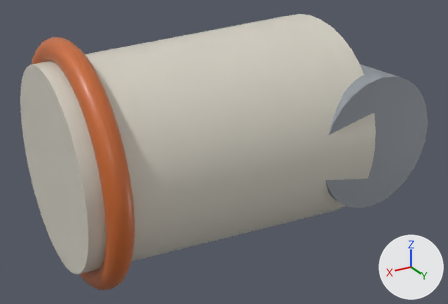
Renders of the glTF model src/raptor_description/meshes/digitigrade/tail_yaw_link.glb from each side of a commit.
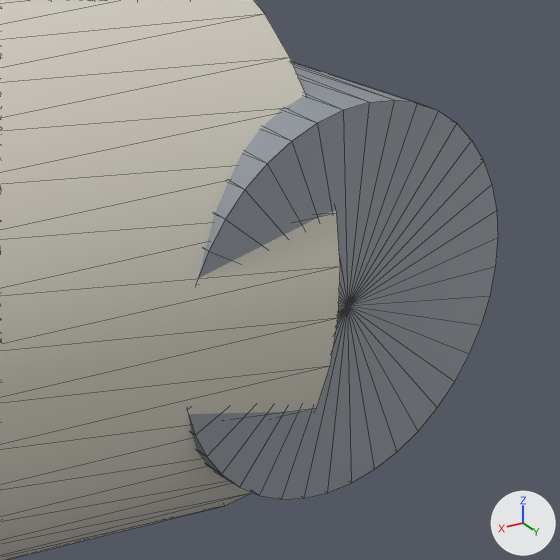
Each version appears first whole from a 50 mm lens placed at (0.0667, 0.2694, 0.1234), pointed at (-0.0929, 0.0033, -0.0096), and next in a close-up on the part from 59% to 100% of the width and 14% to 75% of the height. The axes (+X, +Y, +Z) are drawn at lower right. The lights are the same throughout. The older version's two pictures come first. The close-ups show mesh edges as thin lines. Vertices at exactly the same position are counted once.

Names of what the first close-up shows: 'tail_yaw_link'.
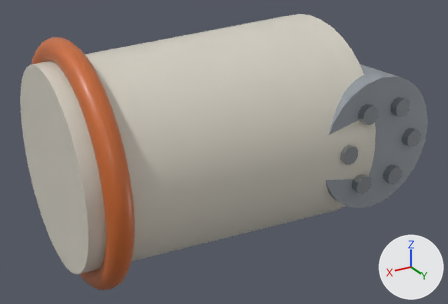
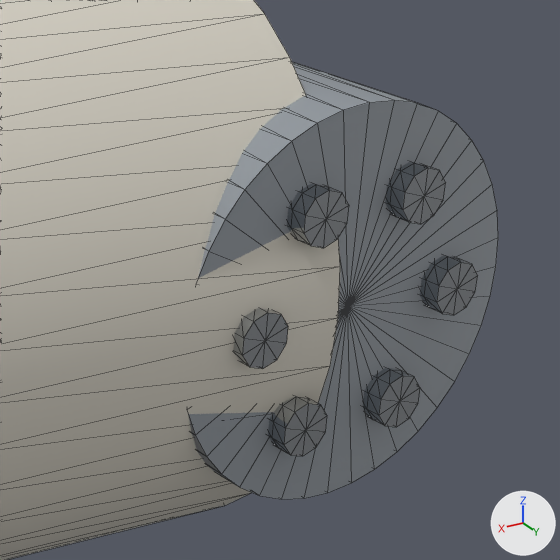
Changed parts and their boxes (x1, y1, x2, y2) in the close-ups (560 x 560 px):
part 1 of me_tail_yaw_link, added
    after: (233, 308, 288, 369)
part 2 of me_tail_yaw_link, added
    after: (287, 183, 349, 248)
part 3 of me_tail_yaw_link, added
    after: (385, 162, 445, 224)
part 4 of me_tail_yaw_link, added
    after: (420, 255, 478, 315)
part 5 of me_tail_yaw_link, added
    after: (363, 368, 420, 427)
part 6 of me_tail_yaw_link, added
    after: (268, 397, 327, 456)

Diff of the bpy script that builds the scene:
```diff
--- a/src/raptor_description/meshes/digitigrade/tail_yaw_link.glb.py
+++ b/src/raptor_description/meshes/digitigrade/tail_yaw_link.glb.py
@@ mat_polished_pin_tail_yaw_link__pitch_bolt_2__polished_metal @@
+mat_polished_pin_tail_yaw_link__pitch_bolt_2__polished_metal = bpy.data.materials.new('polished pin tail_yaw_link__pitch_bolt_2 [polished-metal]')
+# colours: light grey #b8bdc2
+# uses the picture img_image_4
@@ mat_polished_pin_tail_yaw_link__pitch_bolt_4__polished_metal @@
+mat_polished_pin_tail_yaw_link__pitch_bolt_4__polished_metal = bpy.data.materials.new('polished pin tail_yaw_link__pitch_bolt_4 [polished-metal]')
+# colours: light grey #b8bdc2
+# uses the picture img_image_4
@@ mat_polished_pin_tail_yaw_link__pitch_bolt_0__polished_metal @@
+mat_polished_pin_tail_yaw_link__pitch_bolt_0__polished_metal = bpy.data.materials.new('polished pin tail_yaw_link__pitch_bolt_0 [polished-metal]')
+# colours: light grey #b8bdc2
+# uses the picture img_image_4
@@ mat_polished_pin_tail_yaw_link__pitch_bolt_5__polished_metal @@
+mat_polished_pin_tail_yaw_link__pitch_bolt_5__polished_metal = bpy.data.materials.new('polished pin tail_yaw_link__pitch_bolt_5 [polished-metal]')
+# colours: light grey #b8bdc2
+# uses the picture img_image_4
@@ mat_polished_pin_tail_yaw_link__pitch_bolt_3__polished_metal @@
+mat_polished_pin_tail_yaw_link__pitch_bolt_3__polished_metal = bpy.data.materials.new('polished pin tail_yaw_link__pitch_bolt_3 [polished-metal]')
+# colours: light grey #b8bdc2
+# uses the picture img_image_4
@@ mat_polished_pin_tail_yaw_link__pitch_bolt_1__polished_metal @@
+mat_polished_pin_tail_yaw_link__pitch_bolt_1__polished_metal = bpy.data.materials.new('polished pin tail_yaw_link__pitch_bolt_1 [polished-metal]')
+# colours: light grey #b8bdc2
+# uses the picture img_image_4
@@ me_tail_yaw_link @@
-me_tail_yaw_link.from_pydata(...)  # 822 vertices, 1632 faces; spans x -0.191..0.0, y -0.061..0.061, z -0.061..0.061
+me_tail_yaw_link.from_pydata(...)  # 1014 vertices, 1992 faces; spans x -0.191..0.0, y -0.061..0.061, z -0.061..0.061
+# me_tail_yaw_link part 1: a new loose piece of 32 vertices spanning x -0.138..-0.128, y 0.053..0.059, z -0.005..0.005, in mat_polished_pin_tail_yaw_link__pitch_bolt_0__polished_metal
+# me_tail_yaw_link part 2: a new loose piece of 32 vertices spanning x -0.149..-0.139, y 0.053..0.059, z 0.014..0.024, in mat_polished_pin_tail_yaw_link__pitch_bolt_1__polished_metal
+# me_tail_yaw_link part 3: a new loose piece of 32 vertices spanning x -0.171..-0.161, y 0.053..0.059, z 0.014..0.024, in mat_polished_pin_tail_yaw_link__pitch_bolt_2__polished_metal
+# me_tail_yaw_link part 4: a new loose piece of 32 vertices spanning x -0.182..-0.172, y 0.053..0.059, z -0.005..0.005, in mat_polished_pin_tail_yaw_link__pitch_bolt_3__polished_metal
+# me_tail_yaw_link part 5: a new loose piece of 32 vertices spanning x -0.171..-0.161, y 0.053..0.059, z -0.024..-0.014, in mat_polished_pin_tail_yaw_link__pitch_bolt_4__polished_metal
+# me_tail_yaw_link part 6: a new loose piece of 32 vertices spanning x -0.149..-0.139, y 0.053..0.059, z -0.024..-0.014, in mat_polished_pin_tail_yaw_link__pitch_bolt_5__polished_metal
 me_tail_yaw_link.materials.append(mat_painted_armour_tail_yaw_link__housing__coated_metal)
@@ me_tail_yaw_link @@
 me_tail_yaw_link.materials.append(mat_brushed_actuator_tail_yaw_link__pitch_drive__brushed_metal)
+me_tail_yaw_link.materials.append(mat_polished_pin_tail_yaw_link__pitch_bolt_0__polished_metal)
+me_tail_yaw_link.materials.append(mat_polished_pin_tail_yaw_link__pitch_bolt_1__polished_metal)
+me_tail_yaw_link.materials.append(mat_polished_pin_tail_yaw_link__pitch_bolt_2__polished_metal)
+me_tail_yaw_link.materials.append(mat_polished_pin_tail_yaw_link__pitch_bolt_3__polished_metal)
+me_tail_yaw_link.materials.append(mat_polished_pin_tail_yaw_link__pitch_bolt_4__polished_metal)
+me_tail_yaw_link.materials.append(mat_polished_pin_tail_yaw_link__pitch_bolt_5__polished_metal)
```
